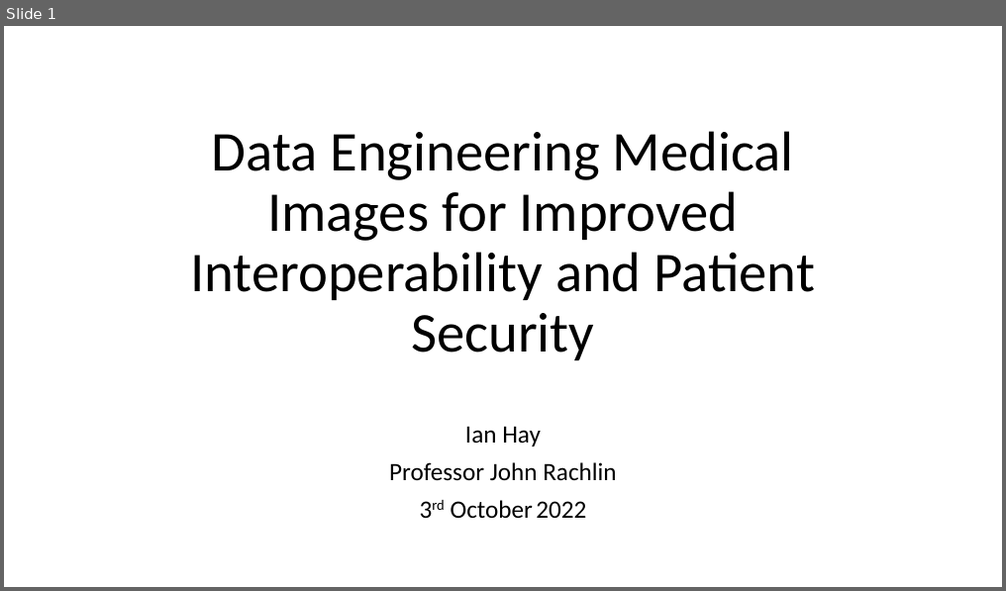
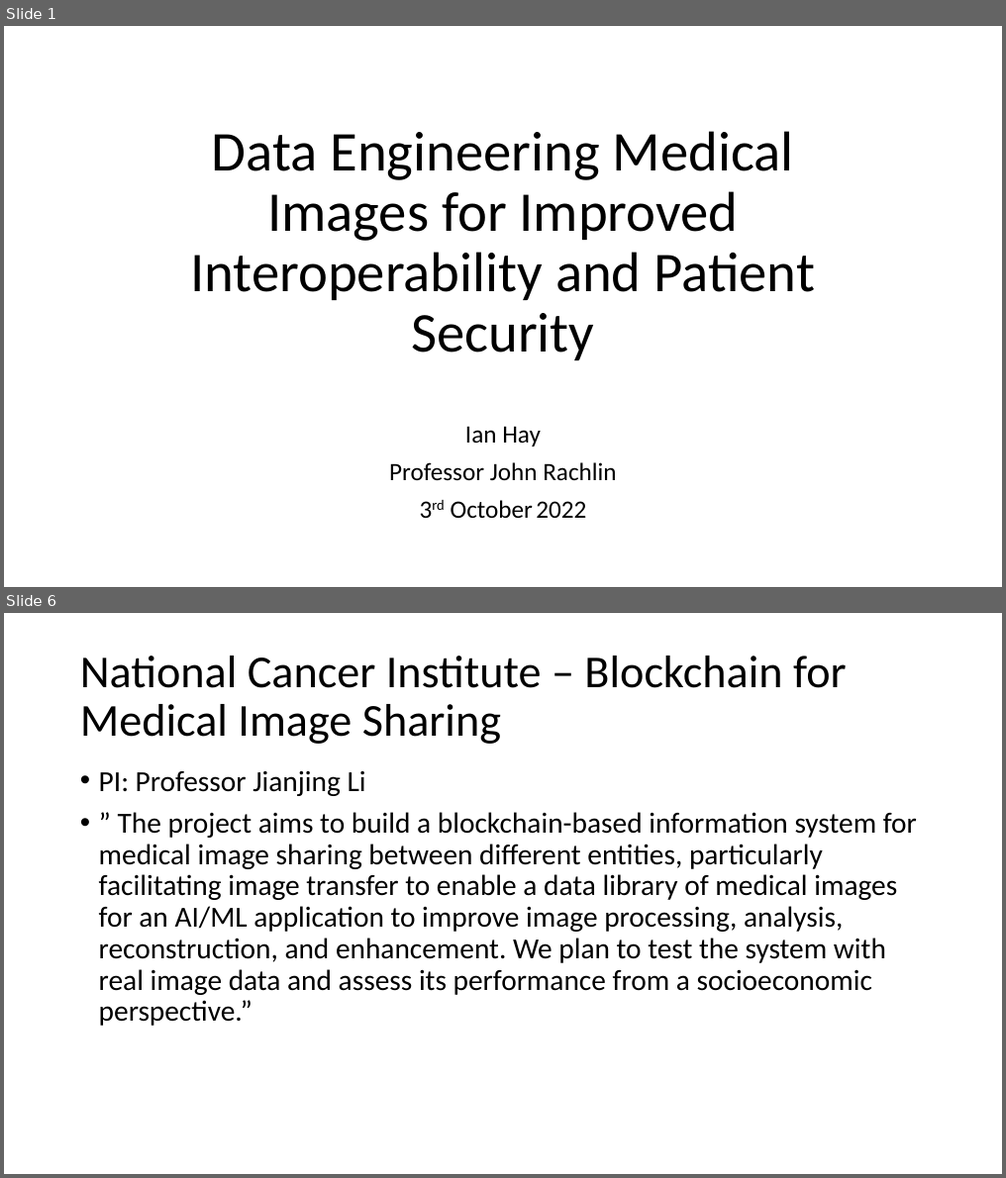
Before and after one commit to hayitsian/DataEngineeringEHRs, a slide deck: Manuscripts & Presentations/Current Landscape Presentation.pptx. Shown one above the other, each under a label of ours: slide 1 before the commit, slides 1 and 6 after it; the slides between them are not shown. The pictures are 1006x591 and 1006x1178 pixels, drawn with LibreOffice and Linux fonts; fonts in the diff are those of the drawing. Boxes give left, top, right and bottom in pixels: in the first picture for what was removed or moved away, otherwise in the second. Text is boxed around its words. In the diff, an @@ line names an element or a change of style, - is before the commit and + after.

```diff
--- a/Manuscripts & Presentations/Current Landscape Presentation.pptx
+++ b/Manuscripts & Presentations/Current Landscape Presentation.pptx
@@ slide 6 added at <box>4,613,1002,1174</box>, background #FFFFFF @@
@@ title added at <box>80,656,846,744</box>, 44 pt, text #000000 @@
+National Cancer Institute – Blockchain for Medical Image Sharing
@@ text added at <box>99,770,917,1026</box>, 28 pt, text #000000 @@
+• PI: Professor Jianjing Li
+• ” The project aims to build a blockchain-based information system for medical image sharing between different entities, particularly facilitating image transfer to enable a data library of medical images for an AI/ML application to improve image processing, analysis, reconstruction, and enhancement. We plan to test the system with real image data and assess its performance from a socioeconomic perspective.”
```
Also in this commit, not shown: 1 slide changed, 4 other slides added, 2 slides removed.
